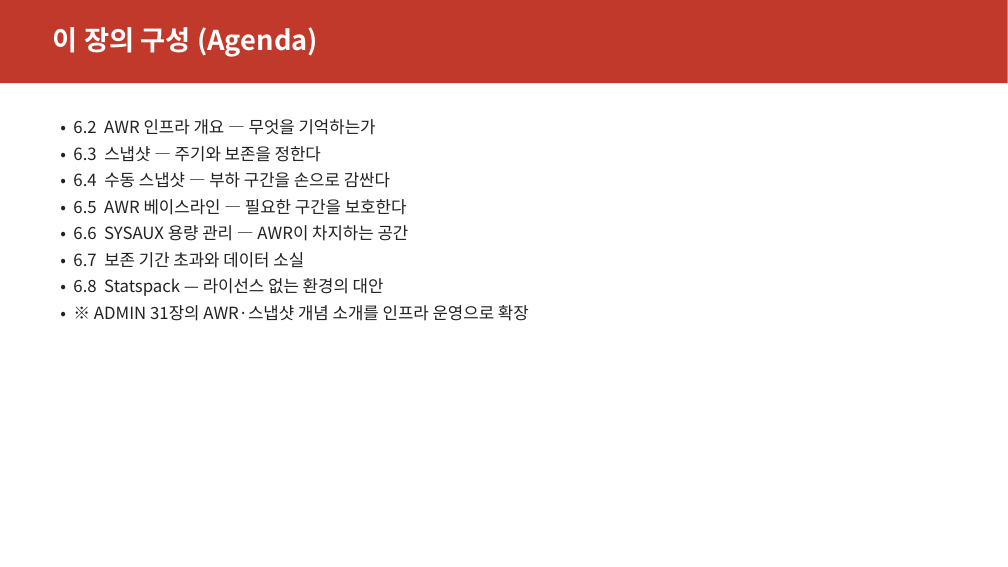
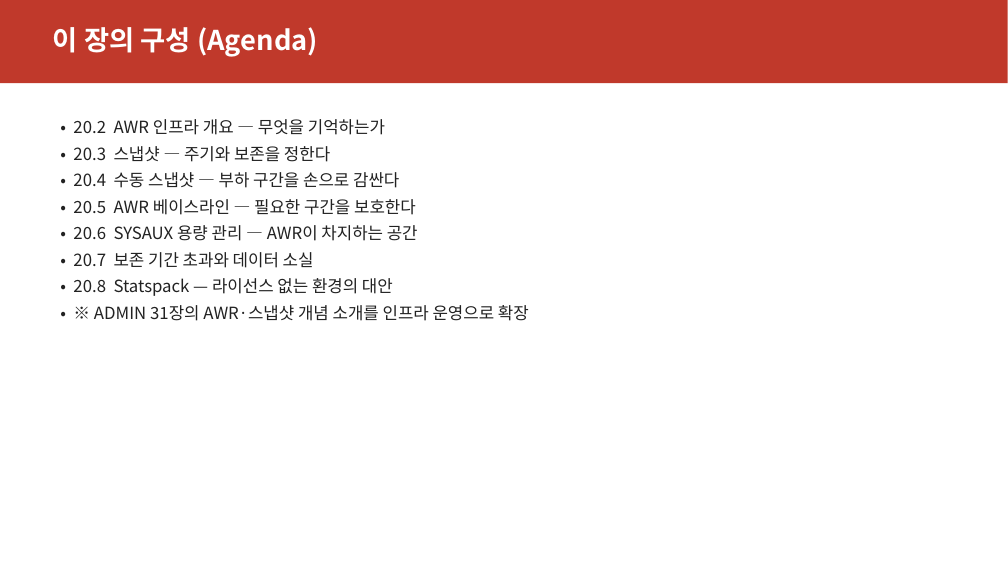
Before and after one commit to elpisk/OracleManual, a slide deck: slide 3 of DBTUNING/ch20_통계수집_AWR인프라/ch20_통계수집_AWR인프라.pptx. Drawn at 1008x567 pixels with LibreOffice and Linux fonts; fonts in the diff are those of the drawing. Boxes give left, top, right and bottom in pixels: in the first picture for what was removed or moved away, otherwise in the second. Text is boxed around its words. In the diff, an @@ line names an element or a change of style, - is before the commit and + after.

```diff
--- a/DBTUNING/ch20_통계수집_AWR인프라/ch20_통계수집_AWR인프라.pptx
+++ b/DBTUNING/ch20_통계수집_AWR인프라/ch20_통계수집_AWR인프라.pptx
@@ text at <box>73,119,418,296</box>: text changed @@
-• 6.2 AWR 인프라 개요 — 무엇을 기억하는가
-• 6.3 스냅샷 — 주기와 보존을 정한다
-• 6.4 수동 스냅샷 — 부하 구간을 손으로 감싼다
-• 6.5 AWR 베이스라인 — 필요한 구간을 보호한다
-• 6.6 SYSAUX 용량 관리 — AWR이 차지하는 공간
-• 6.7 보존 기간 초과와 데이터 소실
-• 6.8 Statspack — 라이선스 없는 환경의 대안
+• 20.2 AWR 인프라 개요 — 무엇을 기억하는가
+• 20.3 스냅샷 — 주기와 보존을 정한다
+• 20.4 수동 스냅샷 — 부하 구간을 손으로 감싼다
+• 20.5 AWR 베이스라인 — 필요한 구간을 보호한다
+• 20.6 SYSAUX 용량 관리 — AWR이 차지하는 공간
+• 20.7 보존 기간 초과와 데이터 소실
+• 20.8 Statspack — 라이선스 없는 환경의 대안
```
Also in this commit, not shown: 7 other slides changed, 39 other files.
